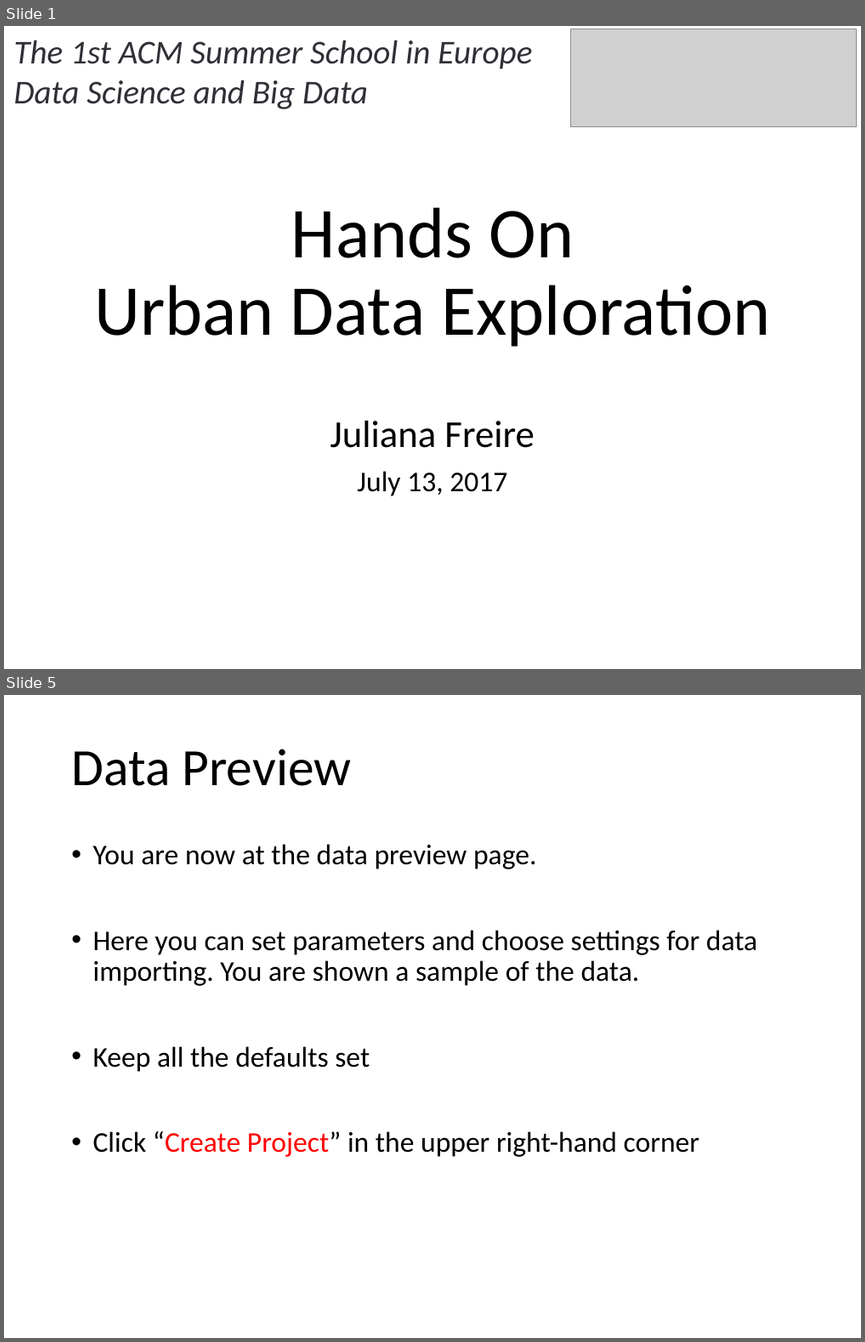
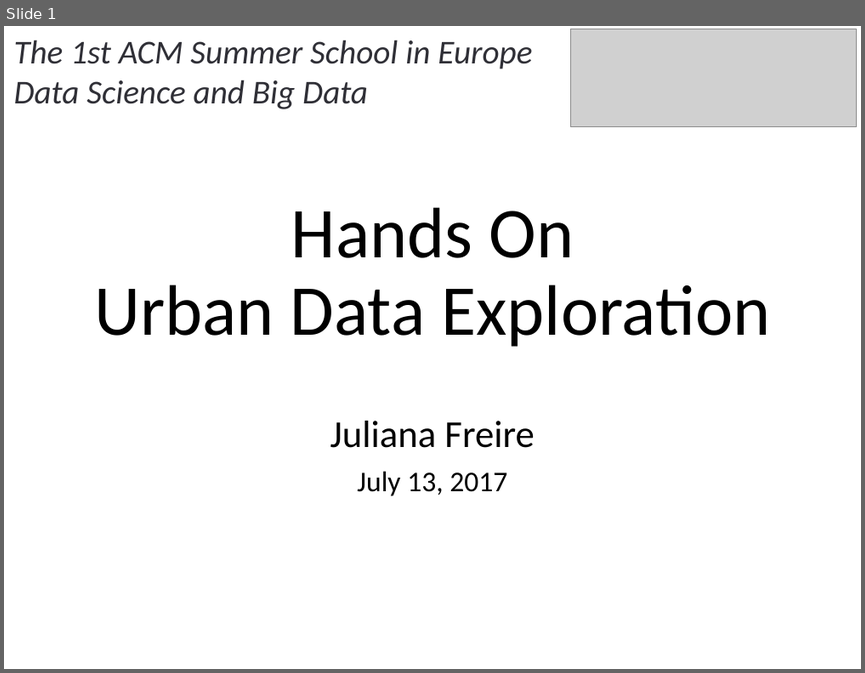
Before and after one commit to julianafreire/ACMSummerSchool2017, a slide deck: lab-data-exploration.pptx. Shown one above the other, each under a label of ours: slides 1 and 5 before the commit, slide 1 after it; the slides between them are not shown. The pictures are 865x1342 and 865x673 pixels, drawn with LibreOffice and Linux fonts; fonts in the diff are those of the drawing; grey boxes stand for pictures. Boxes give left, top, right and bottom in pixels: in the first picture for what was removed or moved away, otherwise in the second. Text is boxed around its words. In the diff, an @@ line names an element or a change of style, - is before the commit and + after.

```diff
--- a/lab-data-exploration.pptx
+++ b/lab-data-exploration.pptx
@@ slide 5 removed at <box>4,695,861,1338</box>, background #FFFFFF @@
@@ title removed at <box>71,749,352,786</box> @@
-Data Preview
@@ text removed at <box>93,844,757,1157</box> @@
-• You are now at the data preview page.
-• Here you can set parameters and choose settings for data importing. You are shown a sample of the data.
-• Keep all the defaults set
-• Click “Create Project” in the upper right-hand corner
```
Also in this commit, not shown: 4 slides changed, 1 slide added, 39 other slides removed, 4 other files.
